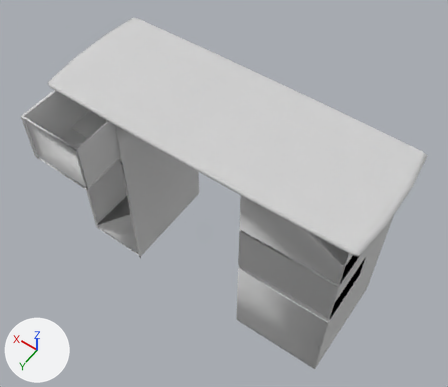
The OBJ model final/models/desk.obj as it was, and as the next commit left it.
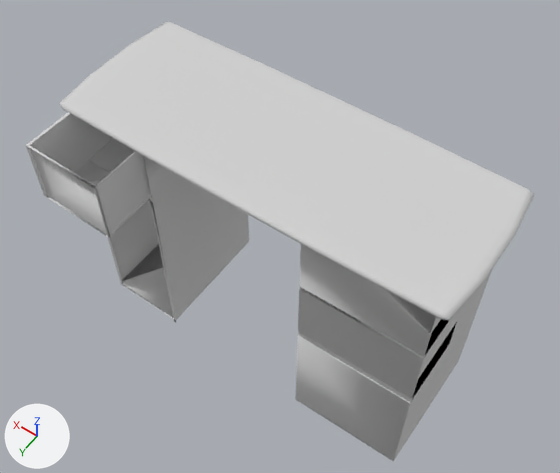
The first picture shows the older version from a camera (50 mm lens) standing at (-176.0, 250.0, 307.0) and looking at (1.0, 3.0, -82.0). The close-ups show both versions on the part from 0% to 100% of the width and 0% to 98% of the height of that picture. The lights are fixed; the arrows at lower left show +X, +Y and +Z. Where no turn or scale is listed for an object, it has been applied to the vertices.

Before the edit, the objects in view are built like this:
```python
me_drawer_cube_003 = bpy.data.meshes.new('Drawer_Cube.003')
me_drawer_cube_003.from_pydata(...)  # 39 vertices, 81 faces; spans x 66.4..118.8, y -8.5..81.5, z -45.2..-0.9
me_drawer_cube_003.materials.append(mat_material_001)  # light grey #d1d1d1
me_frame_cube_001 = bpy.data.meshes.new('Frame_Cube.001')
me_frame_cube_001.from_pydata(...)  # 168 vertices, 348 faces; spans x -120.0..120.0, y -45.0..46.0, z -184.0..1.0
me_frame_cube_001.materials.append(mat_material_001)  # light grey #d1d1d1
me_tabletop_cube = bpy.data.meshes.new('TableTop_Cube')
me_tabletop_cube.from_pydata(...)  # 96 vertices, 188 faces; spans x -130.0..130.0, y -50.0..50.0, z -2.0..2.0
me_tabletop_cube.materials.append(mat_material_001)  # light grey #d1d1d1
ob_drawer_cube_003 = bpy.data.objects.new('Drawer_Cube.003', me_drawer_cube_003)
ob_drawer_cube_003.location = (0.0, 0.0, 0.0)
ob_frame_cube_001 = bpy.data.objects.new('Frame_Cube.001', me_frame_cube_001)
ob_frame_cube_001.location = (0.0, 0.0, 0.0)
ob_tabletop_cube = bpy.data.objects.new('TableTop_Cube', me_tabletop_cube)
ob_tabletop_cube.location = (0.0, 0.0, 0.0)
```
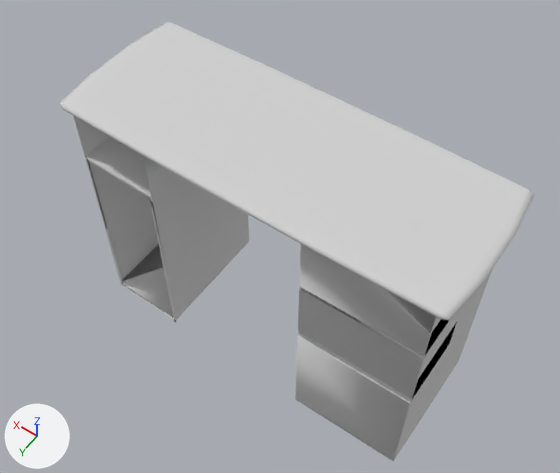
Pixel boxes (x1, y1, x2, y2) of what changed, in the close-ups (560 x 473 px):
```json
{"object": "Drawer_Cube.003", "change": "deleted", "before": [26, 113, 151, 237]}
```

The change, as JSON lines over the scene's bpy script:
```json
{"op": "remove", "block": "ob_drawer_cube_003", "code": ["ob_drawer_cube_003 = bpy.data.objects.new('Drawer_Cube.003', me_drawer_cube_003)", "ob_drawer_cube_003.location = (0.0, 0.0, 0.0)"]}
```
